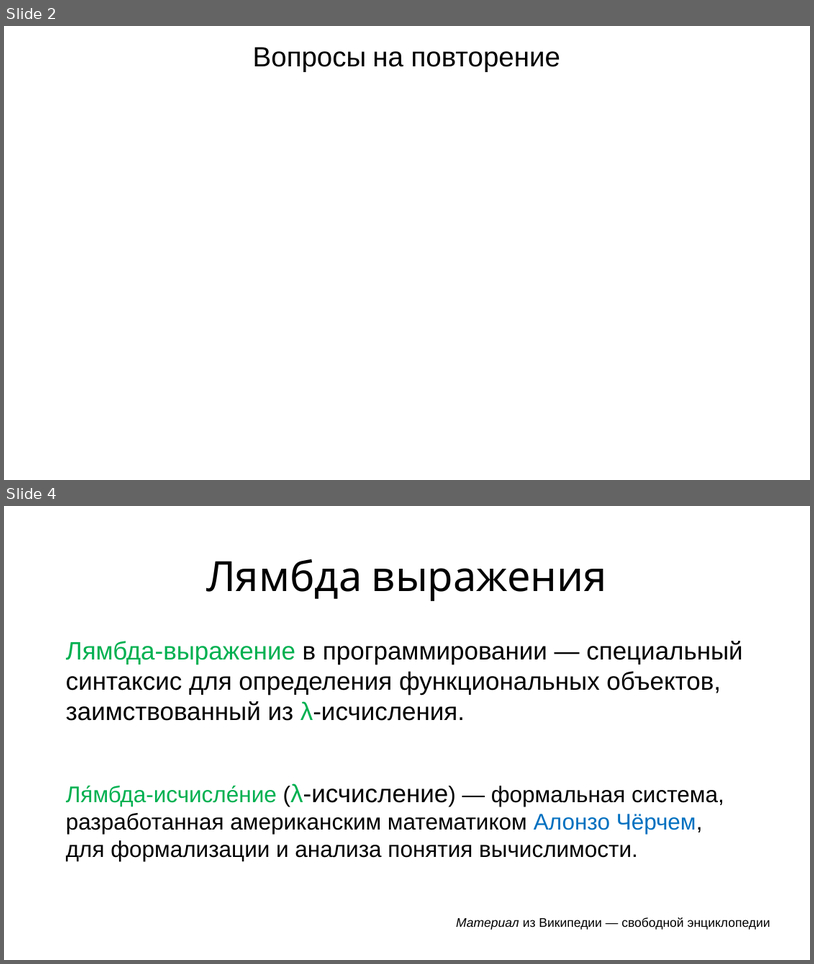
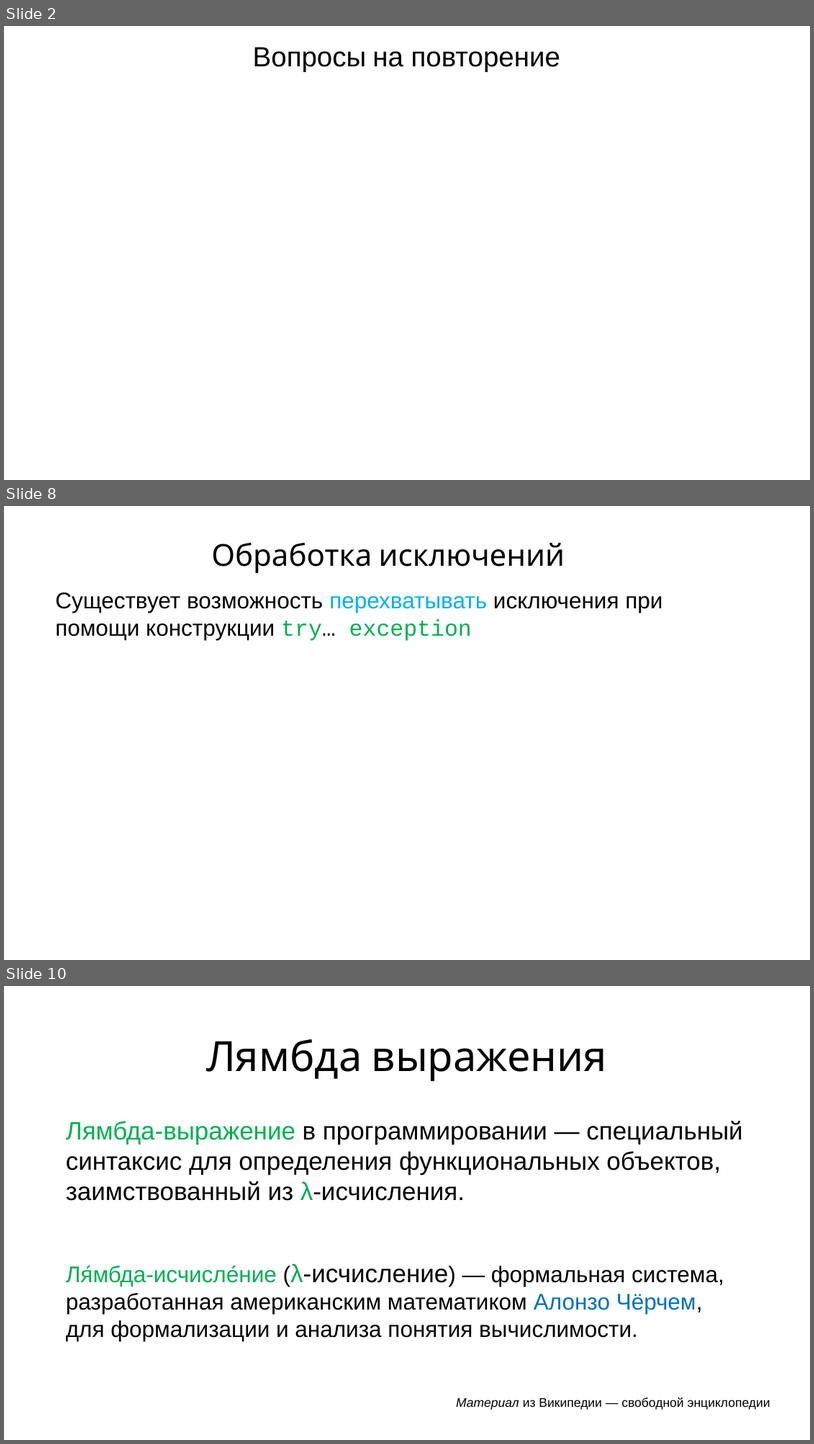
Before and after one commit to maxchv/LearnPython, a slide deck: week05/Exceptions.pptx. Shown one above the other, each under a label of ours: slides 2 and 4 before the commit, slides 2, 8 and 10 after it; the slides between them are not shown. The pictures are 814x964 and 814x1444 pixels, drawn with LibreOffice and Linux fonts; fonts in the diff are those of the drawing. Boxes give left, top, right and bottom in pixels: in the first picture for what was removed or moved away, otherwise in the second. Text is boxed around its words. In the diff, an @@ line names an element or a change of style, - is before the commit and + after.

```diff
--- a/week05/Exceptions.pptx
+++ b/week05/Exceptions.pptx
@@ slide 8 added at [4, 506, 810, 960], background #FFFFFF @@
@@ text added at [211, 543, 565, 573], 48 pt, text #000000 @@
+Обработка исключений
@@ text added at [55, 592, 663, 641], 36 pt, text #000000 @@
+Существует возможность перехватывать исключения при помощи конструкции try… exception
@@ what was slide 4 is now slide 10 @@
```
Also in this commit, not shown: 1 slide changed, 6 other slides added, 1 slide removed, 1 other file.
